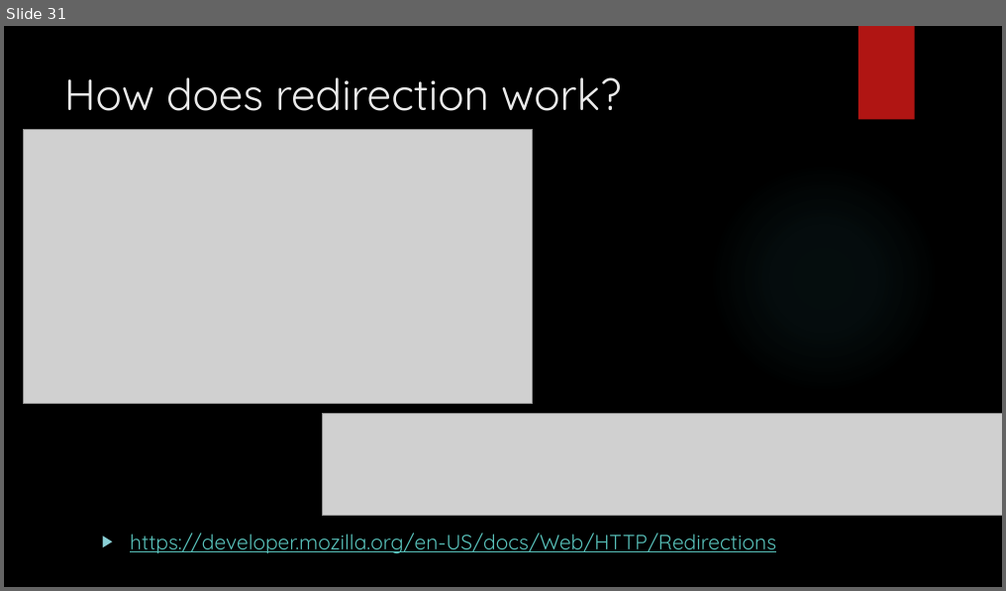
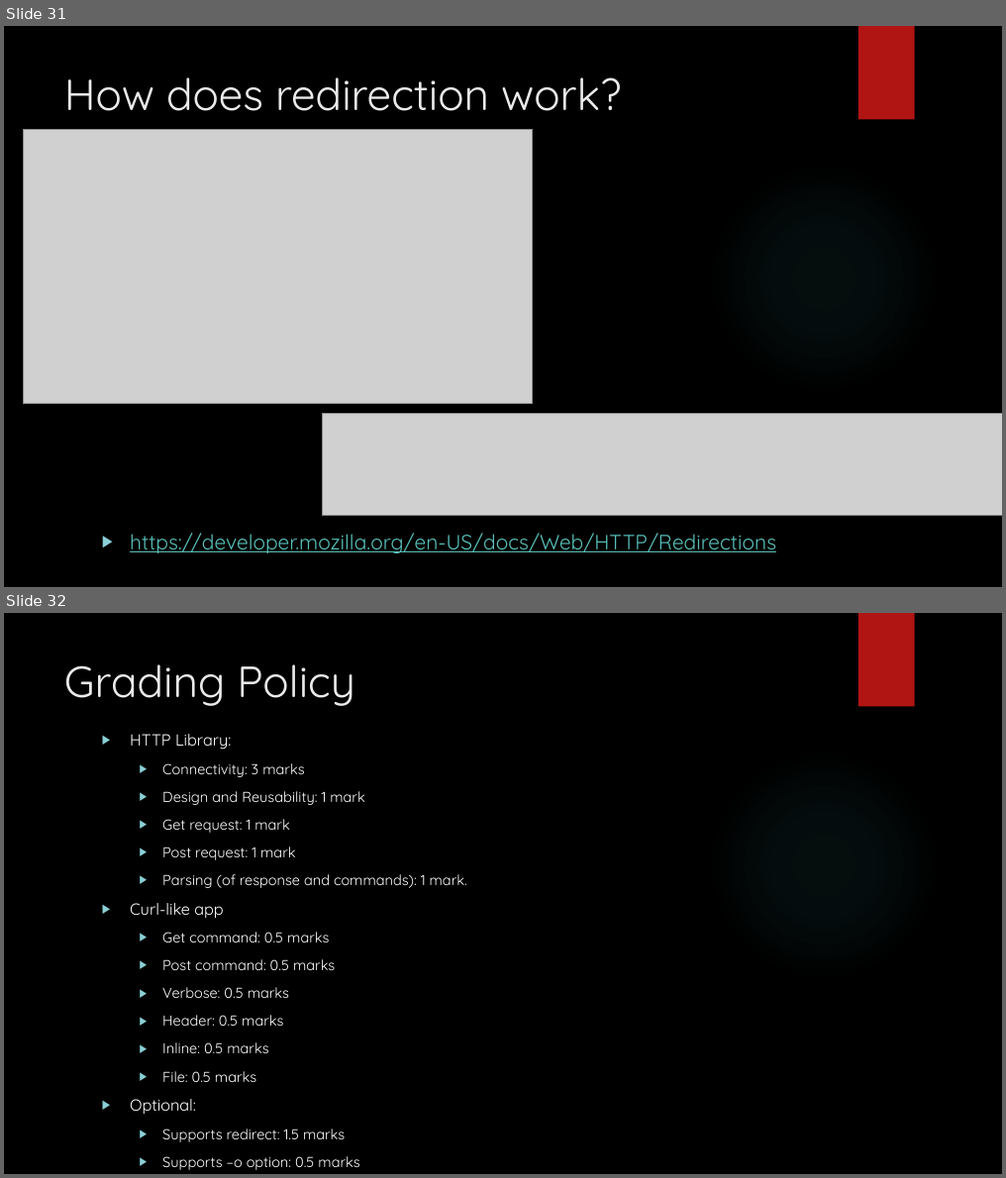
Before and after one commit to Cristianbcd/Comp445, a slide deck: Lab Assignment #1.pptx. Shown one above the other, each under a label of ours: slide 31 before the commit, slides 31 and 32 after it. The pictures are 1006x591 and 1006x1178 pixels, drawn with LibreOffice and Linux fonts; fonts in the diff are those of the drawing; grey boxes stand for pictures; background and template pictures are left out. Boxes give left, top, right and bottom in pixels: in the first picture for what was removed or moved away, otherwise in the second. Text is boxed around its words. In the diff, an @@ line names an element or a change of style, - is before the commit and + after.

Commit message:
Grading Policy

```diff
--- a/Lab Assignment #1.pptx
+++ b/Lab Assignment #1.pptx
@@ slide 32 added at (4, 613, 1002, 1174), background picture (left out); not listed: 2 template elements that a slide beside it also shows @@
@@ title added at (64, 664, 354, 706), 42 pt, text #EBEBEB @@
+Grading Policy
@@ text added at (130, 734, 467, 1170), 13.9 pt, text #FFFFFF @@
+▶ HTTP Library:
+  ▶ Connectivity: 3 marks
+  ▶ Design and Reusability: 1 mark
+  ▶ Get request: 1 mark
+  ▶ Post request: 1 mark
+  ▶ Parsing (of response and commands): 1 mark.
+▶ Curl-like app
+  ▶ Get command: 0.5 marks
+  ▶ Post command: 0.5 marks
+  ▶ Verbose: 0.5 marks
+  ▶ Header: 0.5 marks
+  ▶ Inline: 0.5 marks
+  ▶ File: 0.5 marks
+▶ Optional:
+  ▶ Supports redirect: 1.5 marks
+  ▶ Supports –o option: 0.5 marks
```
